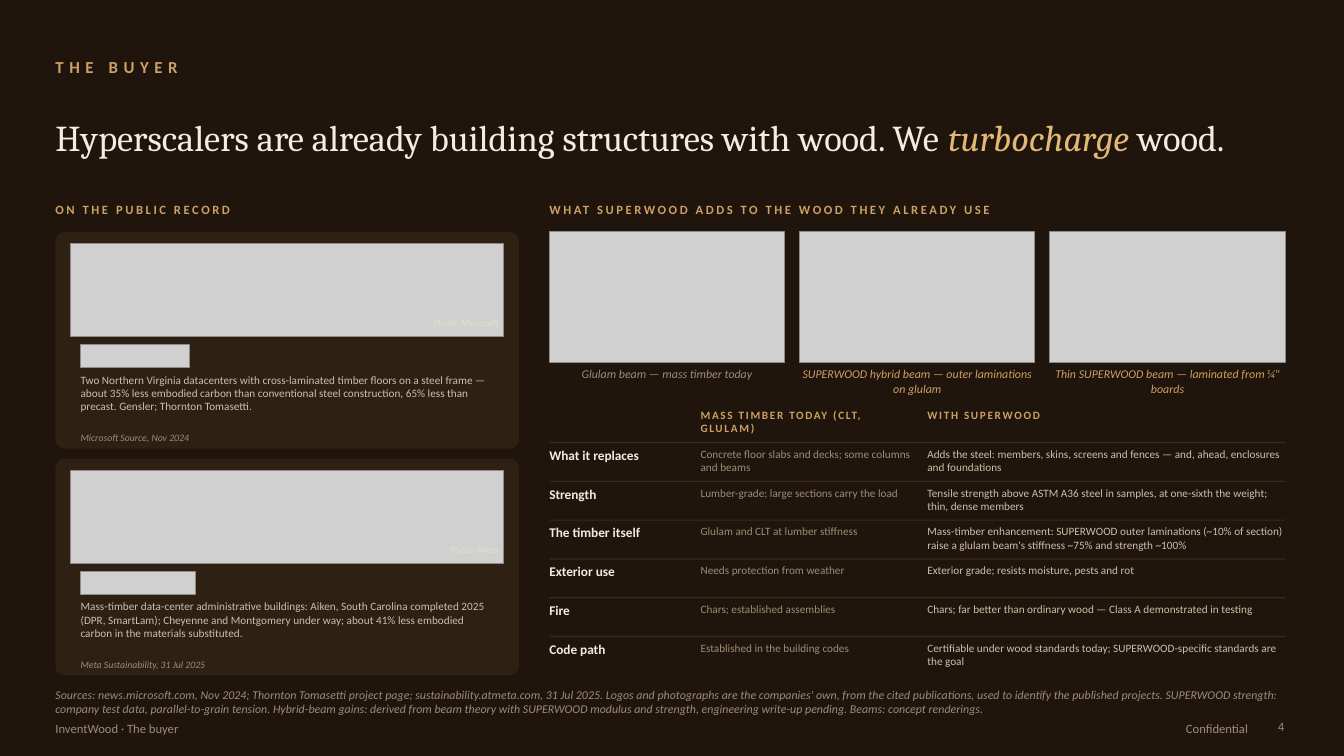
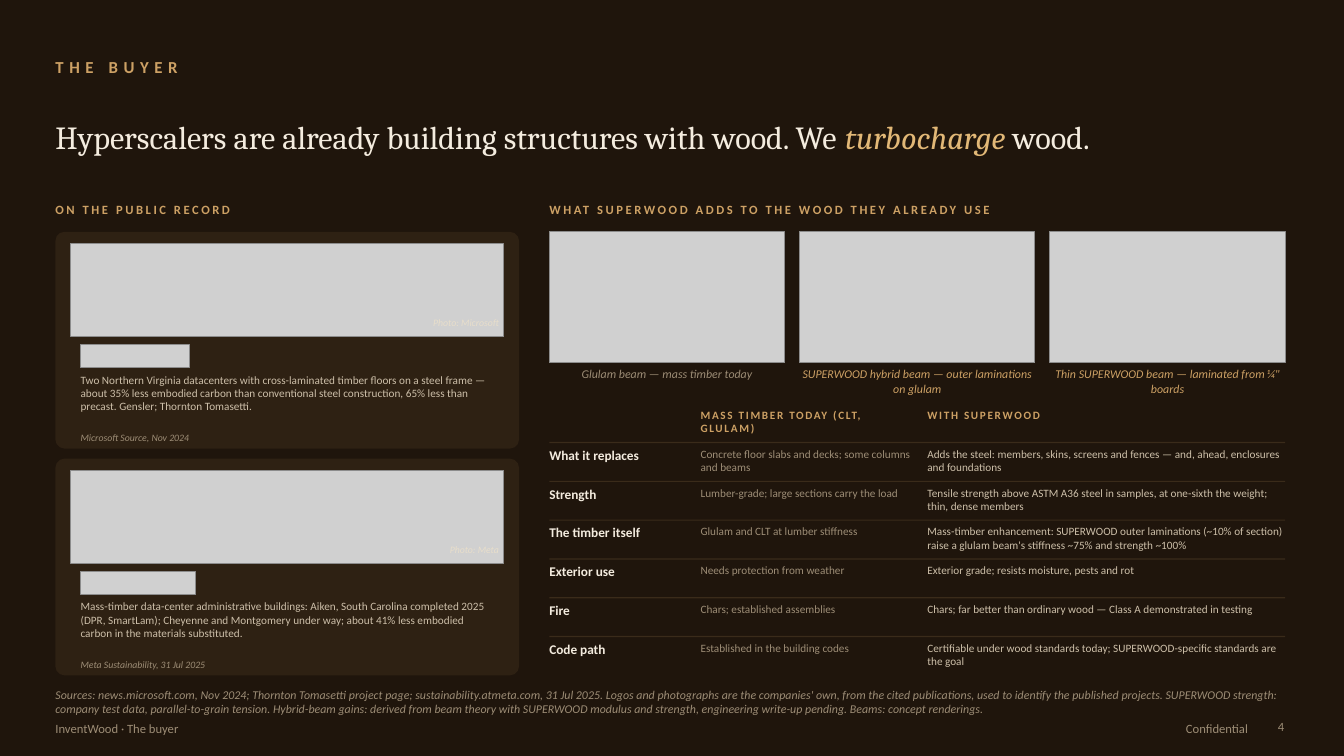
Before and after one commit to alau-hi/decks, a slide deck: slide 4 of superwood-datacenter-investor/SUPERWOOD-for-Data-Centers-Companion.pptx. Drawn at 1344x756 pixels with LibreOffice and Linux fonts; fonts in the diff are those of the drawing; grey boxes stand for pictures. Boxes give left, top, right and bottom in pixels: in the first picture for what was removed or moved away, otherwise in the second. Text is boxed around its words. In the diff, an @@ line names an element or a change of style, - is before the commit and + after.

```diff
--- a/superwood-datacenter-investor/SUPERWOOD-for-Data-Centers-Companion.pptx
+++ b/superwood-datacenter-investor/SUPERWOOD-for-Data-Centers-Companion.pptx
@@ text "Hyperscalers are already building structures ..." at (x1=55, y1=126, x2=1090, y2=156): size 26 to 23 pt @@
```
Also in this commit, not shown: 2 other files.
